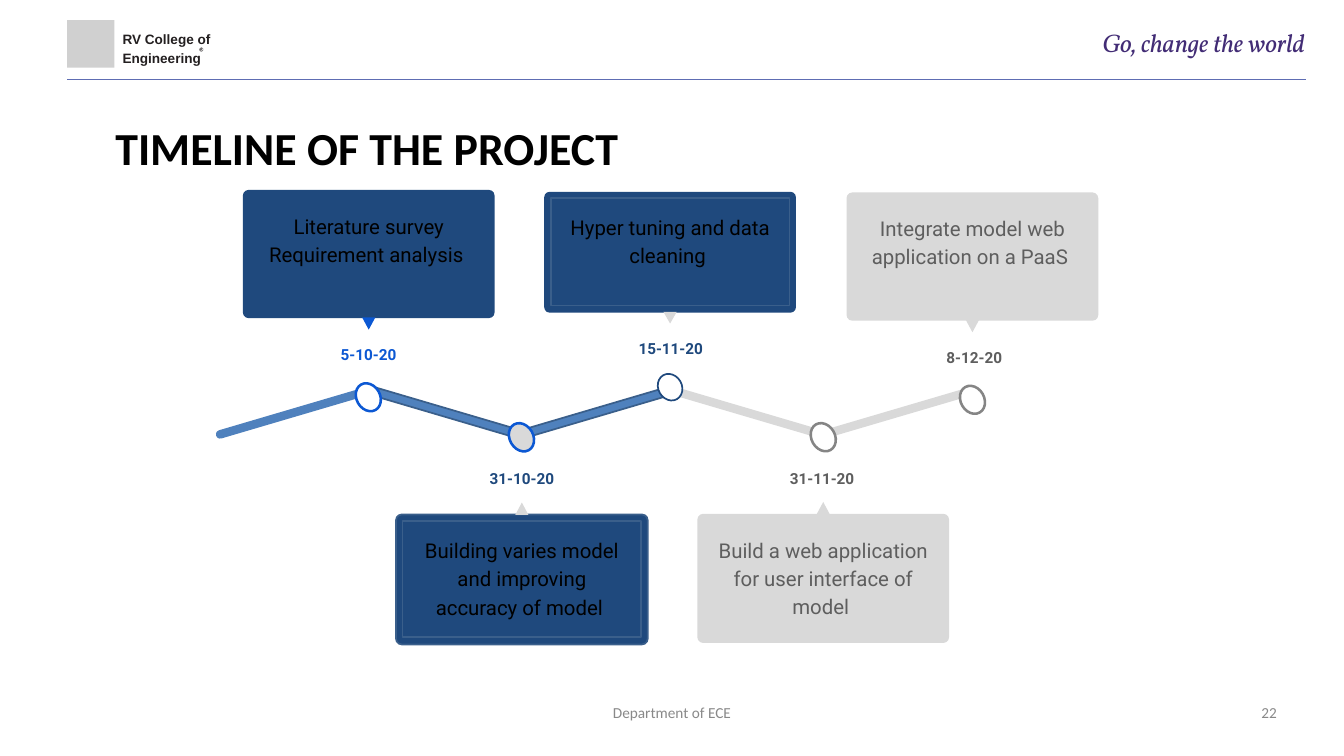
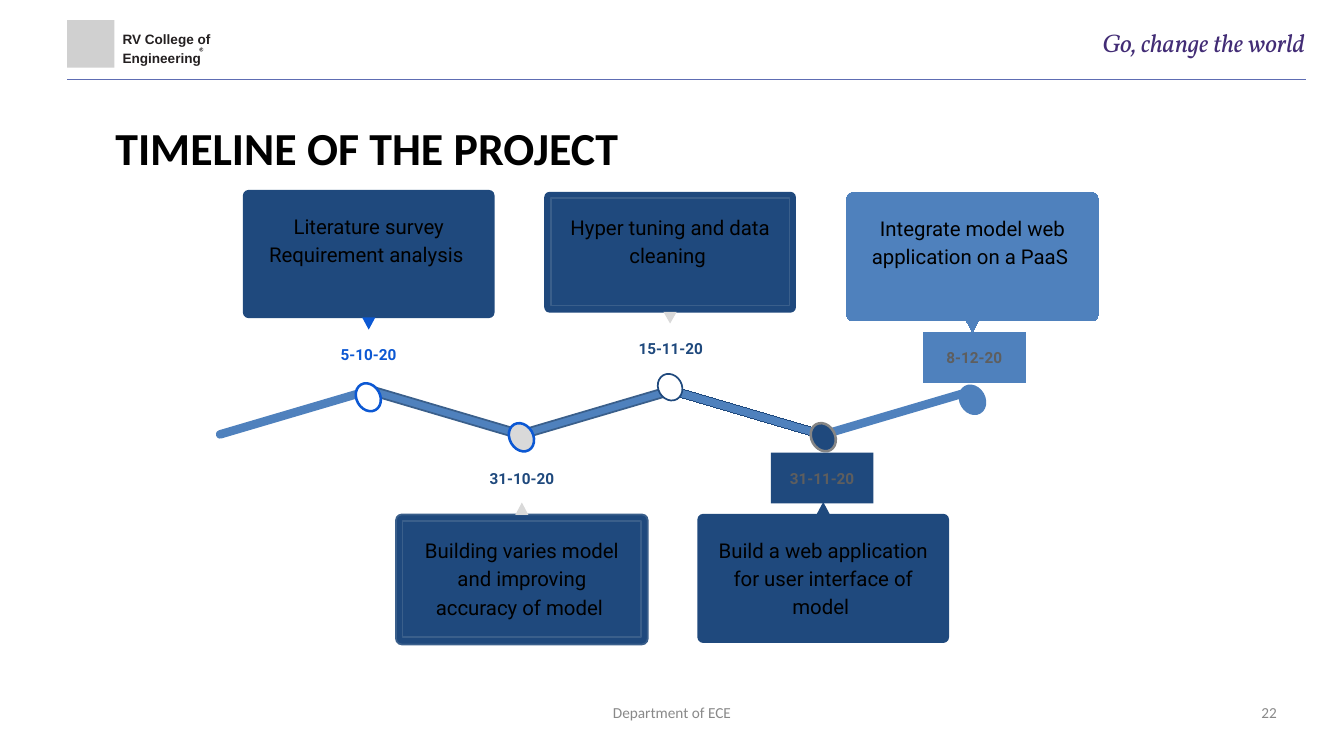
Before and after one commit to mayurraj876/Diabetes-Prediction, a slide deck: slide 22 of PPT and Synopsis/Minor Project .pptx. Drawn at 1344x756 pixels with LibreOffice and Linux fonts; fonts in the diff are those of the drawing; grey boxes stand for pictures. Boxes give left, top, right and bottom in pixels: in the first picture for what was removed or moved away, otherwise in the second. Text is boxed around its words. In the diff, an @@ line names an element or a change of style, - is before the commit and + after.

```diff
--- a/PPT and Synopsis/Minor Project .pptx
+++ b/PPT and Synopsis/Minor Project .pptx
@@ rounded rectangle at <box>846,193,1098,321</box>: fill #D9D9D9 to #4F81BD; outline none to #4F81BD 0.75 pt @@
@@ rectangle "Integrate model web application on ..." at <box>853,199,1092,313</box>: text colour #5E5E5E to #000000; fill none to #4F81BD; outline none to #4F81BD 0.75 pt @@
@@ triangle at <box>966,320,979,332</box>: fill #D9D9D9 to #4F81BD; outline none to #4F81BD 0.75 pt @@
@@ 3 rectangles: place and size @@
-3 rectangles at <box>790,221,1068,484</box>
+3 rectangles at <box>771,199,1092,504</box>
@@ rectangle at <box>923,332,1026,382</box>: fill none to #4F81BD; outline none to #4F81BD 0.75 pt @@
@@ text in rectangle at <box>946,352,1002,363</box>: text removed @@
-8-12-20
@@ rounded rectangle at <box>666,385,827,440</box>: fill #D9D9D9 to #4F81BD; outline none to #1F497D 0.75 pt @@
@@ rounded rectangle at <box>819,385,979,440</box>: fill #D9D9D9 to #4F81BD @@
@@ ellipse at <box>955,381,990,418</box>: fill #FFFFFF to #4F81BD; outline #858585 3 pt to #4F81BD 3 pt @@
@@ ellipse at <box>805,418,841,456</box>: fill #FFFFFF to #1F497D @@
@@ rectangle at <box>771,453,873,504</box>: fill none to #1F497D @@
@@ text in rectangle at <box>790,473,854,484</box>: text removed @@
-31-11-20
@@ triangle at <box>817,502,830,514</box>: fill #D9D9D9 to #1F497D @@
@@ rounded rectangle at <box>697,514,949,643</box>: fill #D9D9D9 to #1F497D @@
@@ text "Build a web application for ..." at <box>719,543,928,614</box>: text colour #5E5E5E to #000000 @@
```
Also in this commit, not shown: 1 other slide changed, 3 slides added, 2 other files.
